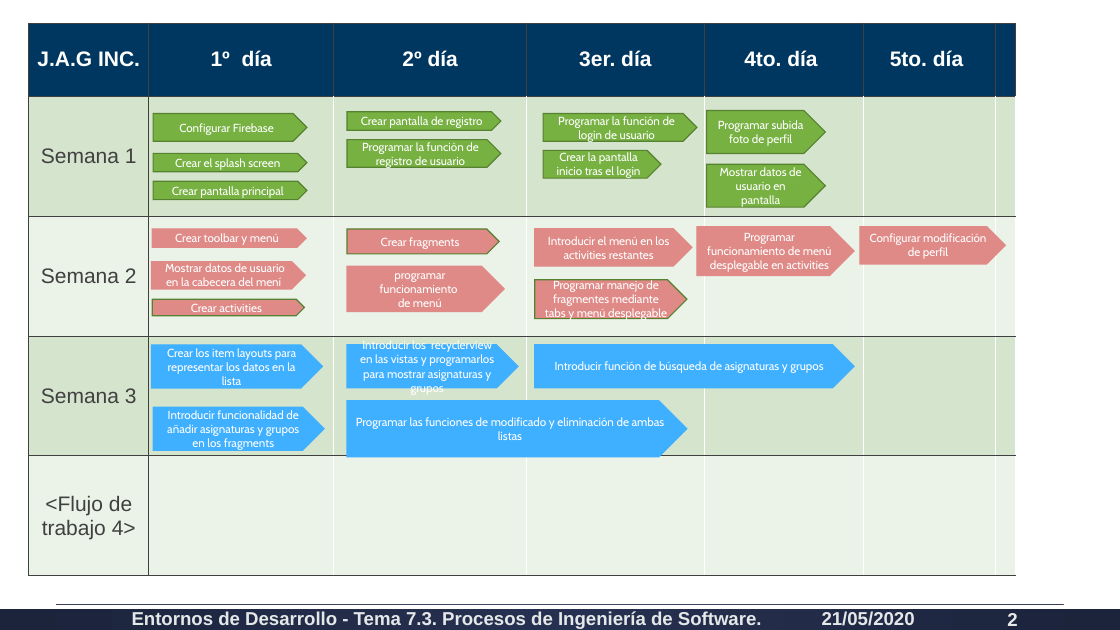
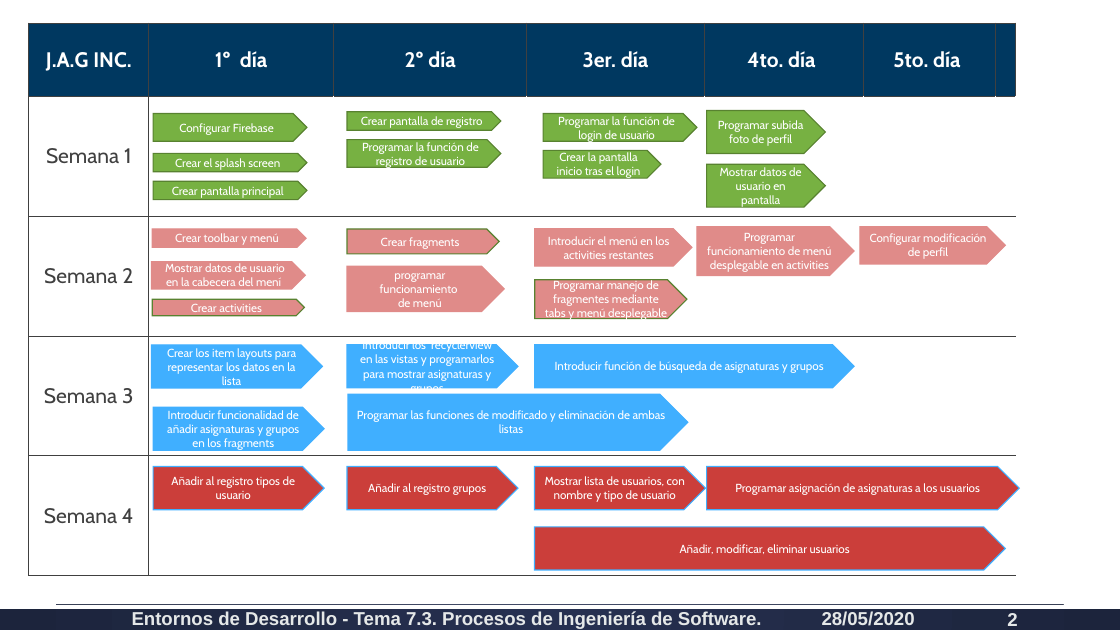
Before and after one commit to gef1412/FCT, a slide deck: slide 2 of Hoja de ruta del producto.pptx. Drawn at 1120x630 pixels with LibreOffice and Linux fonts; fonts in the diff are those of the drawing. Boxes give left, top, right and bottom in pixels: in the first picture for what was removed or moved away, otherwise in the second. Text is boxed around its words. In the diff, an @@ line names an element or a change of style, - is before the commit and + after.

Commit message:
semana cuatro

```diff
--- a/Hoja de ruta del producto.pptx
+++ b/Hoja de ruta del producto.pptx
@@ table at (x1=29, y1=24, x2=1015, y2=576) @@
-row 5, column 1: <Flujo de trabajo 4>
+row 5, column 1: Semana 4
@@ fill #003760 to #003860 in row 1 @@
@@ fill #D5E4CD to none in 4 cells @@
@@ fill #EBF2E8 to none in 4 cells @@
@@ font Arial to Cabin in "J.A.G INC.", "1º día", "2º día", "3er. día" and 5 more places @@
@@ outline #568130 1 pt to #588331 1 pt; proportions changed in 9 elements at (x1=153, y1=181, x2=307, y2=200), (x1=153, y1=154, x2=307, y2=172), (x1=347, y1=139, x2=501, y2=167), (x1=153, y1=113, x2=307, y2=141), (x1=544, y1=113, x2=697, y2=141), (x1=544, y1=150, x2=661, y2=178), (x1=707, y1=111, x2=825, y2=154), (x1=347, y1=112, x2=501, y2=130), (x1=707, y1=165, x2=825, y2=208) @@
@@ fill #DF8A87 to #E08B89; outline #DF8A87 1 pt to #E08B89 1 pt; proportions changed in 6 elements at (x1=151, y1=261, x2=305, y2=289), (x1=347, y1=266, x2=504, y2=312), (x1=152, y1=229, x2=306, y2=248), (x1=535, y1=229, x2=692, y2=266), (x1=860, y1=227, x2=1006, y2=264), (x1=697, y1=227, x2=854, y2=276) @@
@@ fill #DF8A87 to #E08B89; outline #568130 1 pt to #588331 1 pt; proportions changed in 3 elements at (x1=152, y1=299, x2=304, y2=316), (x1=347, y1=229, x2=499, y2=255), (x1=535, y1=280, x2=687, y2=318) @@
@@ fill #3FAFFF to #40AFFF; outline #3FAFFF 1 pt to #40AFFF 1 pt; proportions changed in 5 elements at (x1=153, y1=408, x2=323, y2=450), (x1=151, y1=345, x2=322, y2=388), (x1=347, y1=344, x2=518, y2=387), (x1=535, y1=344, x2=854, y2=387), (x1=348, y1=394, x2=688, y2=450) @@
@@ pentagon arrow "Programar las funciones de modificado ..." moved from (x1=347, y1=401, x2=687, y2=457) to (x1=348, y1=394, x2=688, y2=450) @@
@@ pentagon arrow added at (x1=153, y1=466, x2=323, y2=509), fill #CB3E3A, outline #40AFFF 1 pt, 10 pt, text #FFFFFF @@
+Añadir al registro tipos de usuario
@@ pentagon arrow added at (x1=347, y1=466, x2=518, y2=509), fill #CB3E3A, outline #40AFFF 1 pt, 10 pt, text #FFFFFF @@
+Añadir al registro grupos
@@ pentagon arrow added at (x1=534, y1=466, x2=705, y2=509), fill #CB3E3A, outline #40AFFF 1 pt, 10 pt, text #FFFFFF @@
+Mostrar lista de usuarios, con nombre y tipo de usuario
@@ pentagon arrow added at (x1=707, y1=466, x2=1019, y2=509), fill #CB3E3A, outline #40AFFF 1 pt, 10 pt, text #FFFFFF @@
+Programar asignación de asignaturas a los usuarios
@@ pentagon arrow added at (x1=534, y1=527, x2=1005, y2=570), fill #CB3E3A, outline #40AFFF 1 pt, 10 pt, text #FFFFFF @@
+Añadir, modificar, eliminar usuarios
@@ rectangle at (x1=0, y1=605, x2=1120, y2=630): fill gradient #263050 to #1C243C to gradient #263050 to #1D243C @@
@@ text at (x1=822, y1=611, x2=915, y2=626): text changed @@
-21/05/2020
+28/05/2020
```
Also in this commit, not shown: 1 other slide changed, 24 other files.
